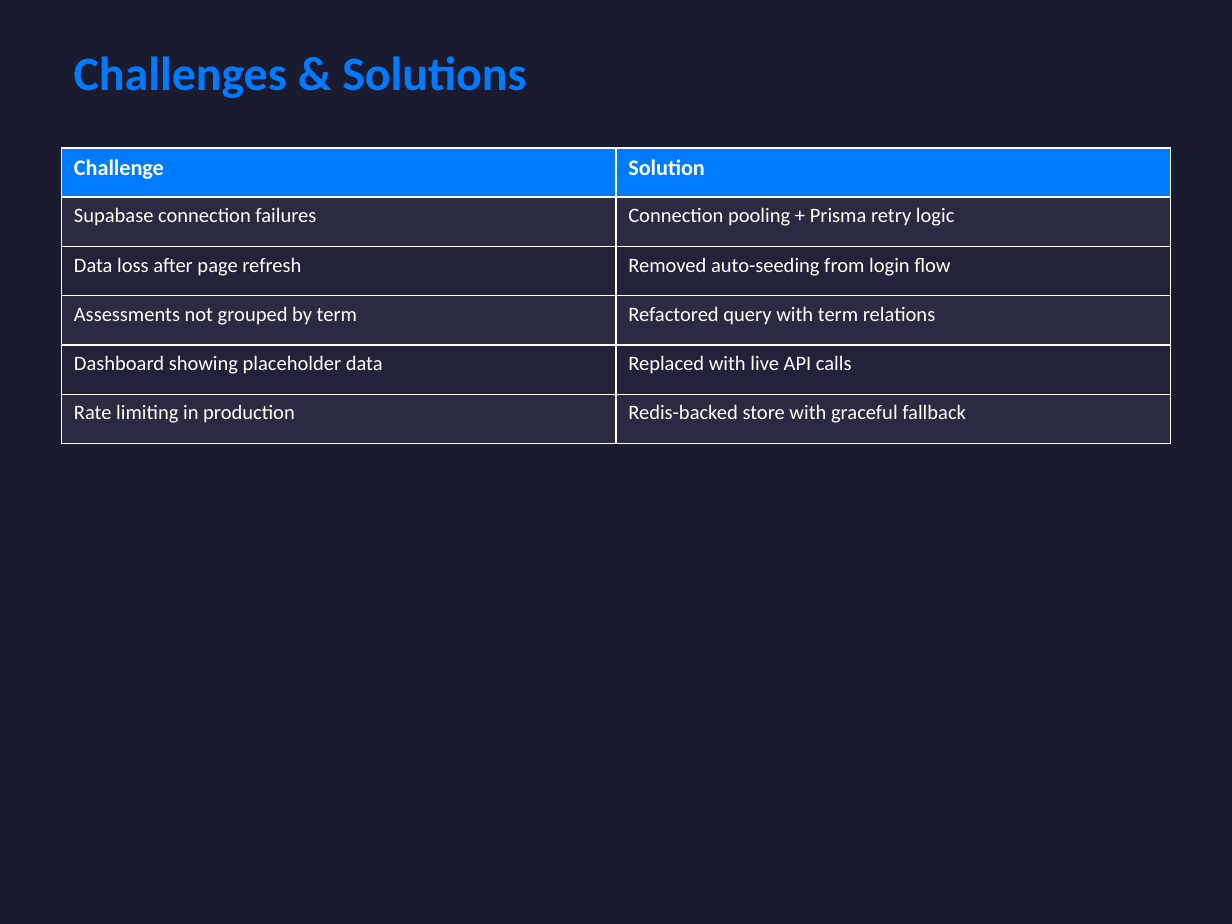
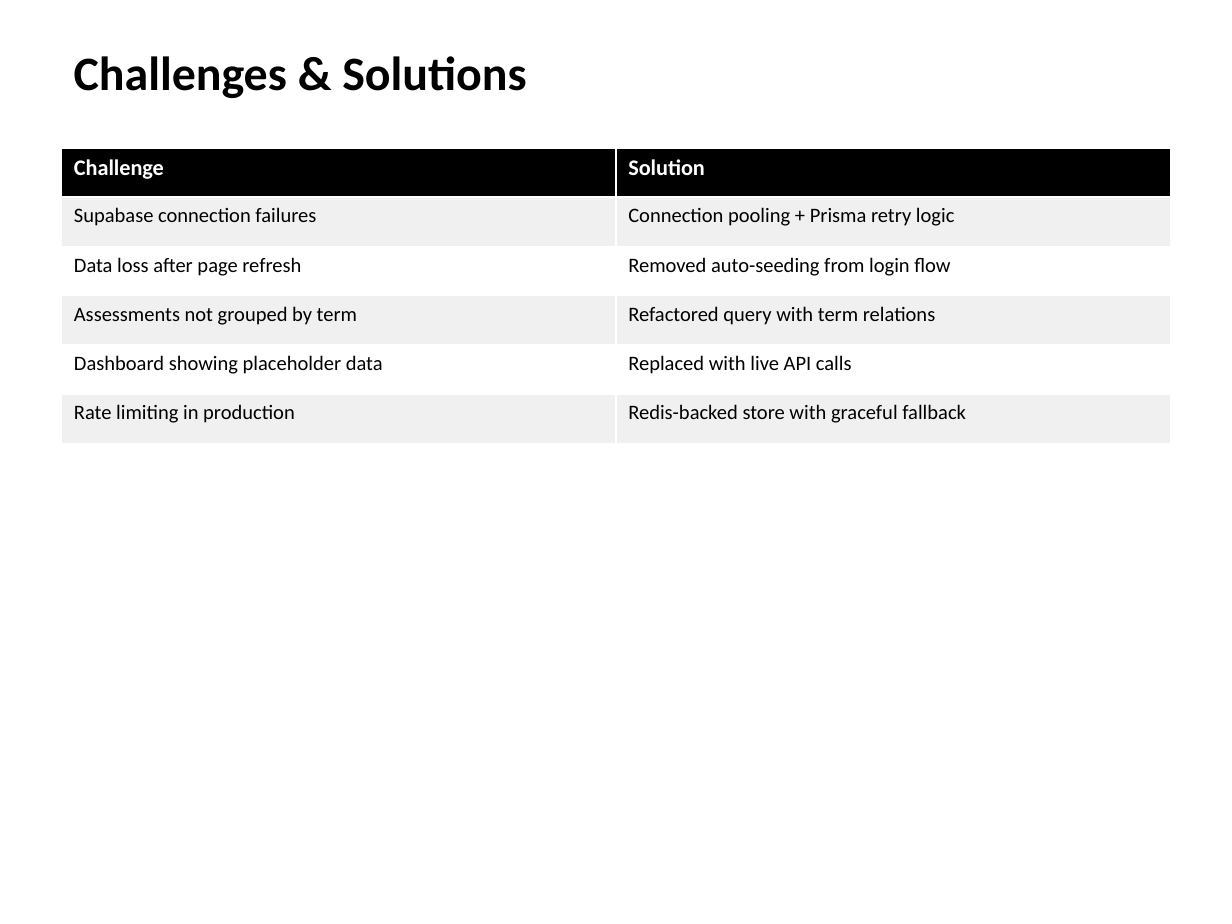
Before and after one commit to MuthamiM/KYAMATU-SMS, a slide deck: slide 11 of docs/8_Final_Presentation.pptx. Drawn at 1232x924 pixels with LibreOffice and Linux fonts; fonts in the diff are those of the drawing. Boxes give left, top, right and bottom in pixels: in the first picture for what was removed or moved away, otherwise in the second. Text is boxed around its words. In the diff, an @@ line names an element or a change of style, - is before the commit and + after.

```diff
--- a/docs/8_Final_Presentation.pptx
+++ b/docs/8_Final_Presentation.pptx
@@ background #1B1B2F to #FFFFFF @@
@@ text "Challenges & Solutions" at (74, 56, 526, 98): text colour #007BFF to #000000 @@
@@ table at (62, 148, 1170, 444) @@
@@ fill #007BFF to #000000 in row 1 @@
@@ fill #2A2A40 to #F0F0F0 in 6 cells @@
@@ fill #222238 to #FFFFFF in 4 cells @@
@@ text colour #FFFFFF to #000000 @@
```
Also in this commit, not shown: 14 other slides changed, 3 other files.
